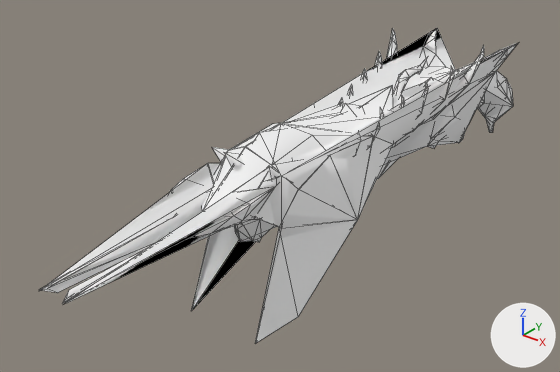
A saved change to the glTF model docs/models/weapons/w06/020.glb.
The view is the same before and after, from a 50 mm lens placed at (1.19, -2.2, 0.74), pointed at (-0.16, -0.51, -0.3). The axes (+X, +Y, +Z) are drawn at lower right. The lights are the same throughout. The first picture is the older version. Mesh edges are drawn as thin lines. Vertices at exactly the same position are counted once.

Objects in the first picture: 'Group[0]', 'Group[100]', 'Group[1]', 'Group[2]'.
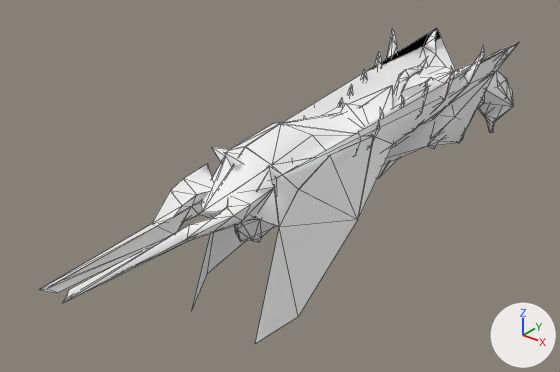
What differs and where, as boxes (x1, y1, x2, y2) in the pictures (560 x 372 px):
'Group[1]', reshaped: before (40, 163, 277, 304); after (40, 163, 275, 303)
part 1 of me_group_1, deleted: before (40, 163, 277, 304)
part 2 of me_group_2, deleted: before (192, 104, 390, 338)

Edits to the bpy script that builds the scene:
```text
Change me_group_1:
    used by ob_group_1; location = (0.0, 0.0, 0.0)
    remove me_group_1.from_pydata(...)  # 65 vertices, 104 faces; spans x -0.113..0.113, y -1.461..-0.64, z -0.193..-0.083
    remove me_group_1.materials.append(mat_xfba0__m00_lbg020)  # white #ffffff
    add me_group_1.from_pydata(...)  # 58 vertices, 92 faces; spans x -0.113..0.113, y -1.461..-0.754, z -0.193..-0.083
    me_group_1 part 1
    7 vertices are removed from x -0.039..0.039, y -1.461..-0.64, z -0.193..-0.099
    12 faces are deleted
Change me_group_2:
    used by ob_group_2; location = (0.0, 0.0, 0.0)
    remove me_group_2.from_pydata(...)  # 65 vertices, 105 faces; spans x -0.166..0.166, y -1.019..-0.155, z -0.5..0.008
    add me_group_2.from_pydata(...)  # 56 vertices, 84 faces; spans x -0.166..0.166, y -1.019..-0.155, z -0.5..0.006
    me_group_2 part 2
    9 vertices are removed from x -0.113..0.113, y -0.968..-0.246, z -0.208..0.008
    21 faces are deleted
```
